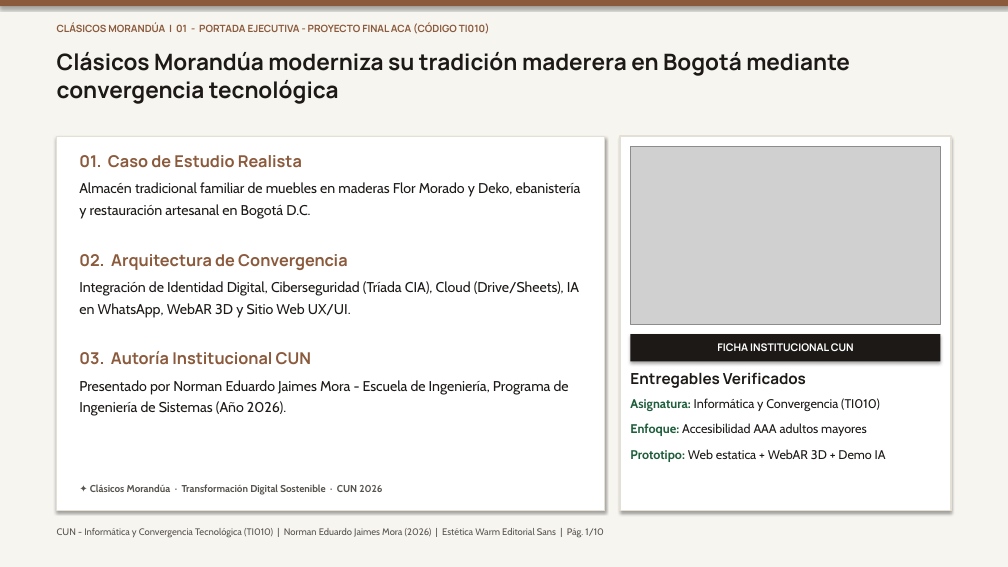
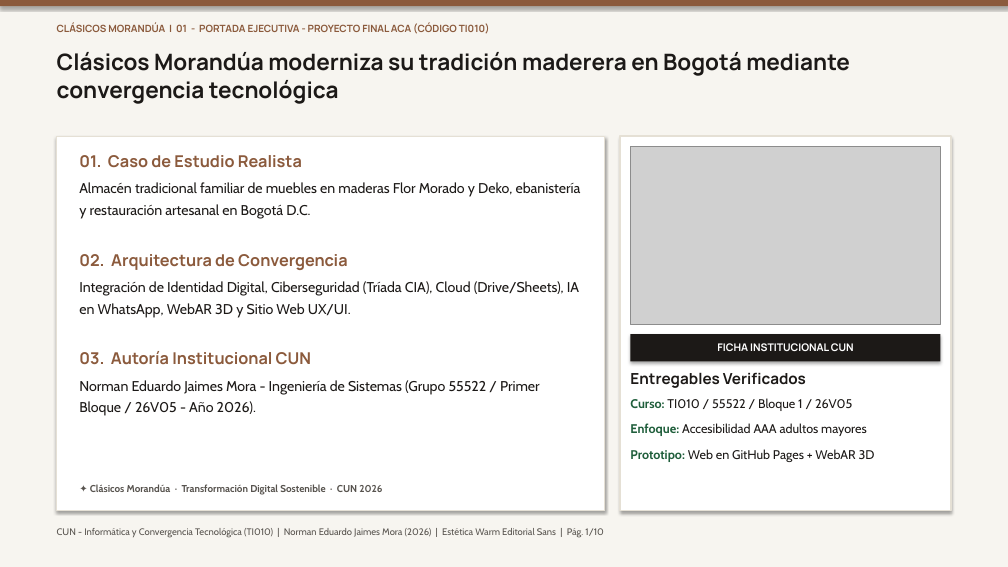
Before and after one commit to TheNormanJames/CUN-Informatica-y-convergencia, a slide deck: slide 1 of docs/ProyectoFinal_Norman_Jaimes.pptx. Drawn at 1008x567 pixels with LibreOffice and Linux fonts; fonts in the diff are those of the drawing; grey boxes stand for pictures. Boxes give left, top, right and bottom in pixels: in the first picture for what was removed or moved away, otherwise in the second. Text is boxed around its words. In the diff, an @@ line names an element or a change of style, - is before the commit and + after.

```diff
--- a/docs/ProyectoFinal_Norman_Jaimes.pptx
+++ b/docs/ProyectoFinal_Norman_Jaimes.pptx
@@ text at [79,380,540,416]: text changed @@
-Presentado por Norman Eduardo Jaimes Mora - Escuela de Ingeniería, Programa de Ingeniería de Sistemas (Año 2026).
+Norman Eduardo Jaimes Mora - Ingeniería de Sistemas (Grupo 55522 / Primer Bloque / 26V05 - Año 2026).
@@ text at [630,398,852,411]: text changed @@
-Asignatura: Informática y Convergencia (TI010)
+Curso: TI010 / 55522 / Bloque 1 / 26V05
@@ text at [630,449,875,462]: text changed @@
-Prototipo: Web estatica + WebAR 3D + Demo IA
+Prototipo: Web en GitHub Pages + WebAR 3D
```
Also in this commit, not shown: 6 other slides changed, 8 other files.
